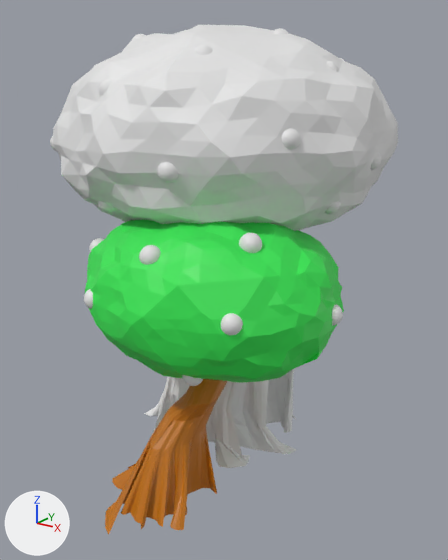
Renders of the Blender file assets/plants/open_shrub/bush_ready.blend from each side of a commit.
Both versions are drawn from a 50 mm lens placed at (4.84, -3.22, 3.21), pointed at (1.94, 0.98, 1.51). Arrows for +X, +Y and +Z are at lower left; the lights stay in place. The first picture is the older version.

Script lines for the objects in view, before the commit:
```python
ob_big_foliage = bpy.data.objects.new('big_foliage', me_icosphere_001)
ob_big_foliage.location = (1.826, 1.174, 2.713)
ob_big_foliage.scale = (1.42, 1.46, 0.885)
ob_cylinder_002 = bpy.data.objects.new('Cylinder.002', me_large_trunk)
ob_cylinder_002.location = (1.706, 0.275, -0.32)
ob_cylinder_003 = bpy.data.objects.new('Cylinder.003', me_small_trunk)
ob_cylinder_003.location = (1.74, 1.916, -0.267)
ob_little_foliage = bpy.data.objects.new('Little foliage', me_icosphere)
ob_little_foliage.location = (2.21, 0.413, 1.65)
ob_little_foliage.scale = (1.07, 0.896, 0.666)
ob_sphere_010 = bpy.data.objects.new('Sphere.010', me_sphere_010)
ob_sphere_010.location = (3.329, -0.778, -0.05)
ob_sphere_012 = bpy.data.objects.new('Sphere.012', me_sphere_012)
ob_sphere_012.location = (3.945, -0.31, 0.146)
ob_sphere_029 = bpy.data.objects.new('Sphere.029', me_sphere_029)
ob_sphere_029.location = (3.266, -0.916, -0.606)
ob_sphere_033 = bpy.data.objects.new('Sphere.033', me_sphere_033)
ob_sphere_033.location = (3.914, -0.915, -0.938)
```
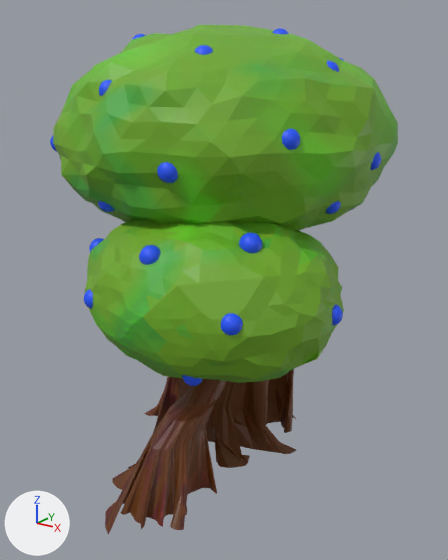
Changed parts and their boxes [x1, y1, x2, y2] in the pictures (448 x 560 px):
'big_foliage', recoloured (white to green): [53, 24, 398, 231] in both
'Little foliage', surface changed: [85, 220, 344, 383] in both
'Cylinder.002', surface changed (orange to brown): [105, 379, 227, 534] in both
'Cylinder.003', surface changed (white to brown): [144, 369, 296, 468] in both
'Sphere.033', recoloured (white to blue): [221, 313, 243, 335] in both
'Sphere.034', recoloured (white to blue): [239, 233, 262, 253] in both
'Sphere.010', recoloured (white to blue): [157, 162, 178, 183] in both
'Sphere.029', recoloured (white to blue): [139, 245, 160, 265] in both
'Sphere.012', recoloured (white to blue): [282, 129, 300, 150] in both

Patch to the scene script:
```diff
--- a/assets/plants/open_shrub/bush_ready.blend.py
+++ b/assets/plants/open_shrub/bush_ready.blend.py
@@ img_berry @@
+img_berry = load_image('Berry', '_unpacked/Berry.png', 1024, 1024, 'sRGB')
@@ img_foliage_3_png @@
+img_foliage_3_png = load_image('Foliage 3.png', '_unpacked/Foliage_3.png', 1024, 1024, 'sRGB')
@@ img_bark @@
+img_bark = load_image('Bark', '_unpacked/Bark', 1024, 1024, 'sRGB')
@@ mat_bark_2 @@
 mat_bark_2 = principled_material('Bark 2')
-mat_bark_2.base_color = (0.523, 0.163, 0.00207)  # orange #bf7007
+mat_bark_2.texture = img_bark
@@ mat_bark @@
 mat_bark = principled_material('Bark')
-mat_bark.base_color = (0.8, 0.8, 0.8)  # white #e7e7e7
+mat_bark.texture = img_bark
@@ mat_little_foliage @@
 mat_little_foliage = principled_material('Little_foliage')
-mat_little_foliage.base_color = (0.0379, 0.8, 0.0899)  # green #37e755
+mat_little_foliage.texture = img_foliage_3_png
@@ mat_material_034 @@
+mat_material_034 = principled_material('Material.034')
+mat_material_034.texture = img_berry
@@ mat_material_033 @@
+mat_material_033 = principled_material('Material.033')
+mat_material_033.texture = img_berry
@@ mat_material_029 @@
+mat_material_029 = principled_material('Material.029')
+mat_material_029.texture = img_berry
@@ mat_material_012 @@
+mat_material_012 = principled_material('Material.012')
+mat_material_012.texture = img_berry
@@ mat_material_010 @@
+mat_material_010 = principled_material('Material.010')
+mat_material_010.texture = img_berry
@@ mat_material @@
+mat_material = principled_material('Material')
+mat_material.texture = img_foliage_3_png
@@ me_icosphere_001 @@
 me_icosphere_001.from_pydata(...)  # 642 vertices, 1280 faces; spans x -0.94..0.95, y -0.98..0.98, z -1.0..0.98
+me_icosphere_001.materials.append(mat_material)  # picture img_foliage_3_png
@@ me_sphere_010 @@
 me_sphere_010.from_pydata(...)  # 482 vertices, 512 faces; spans x -1.17..-1.015, y 0.621..0.776, z 2.58..2.735
+me_sphere_010.materials.append(mat_material_010)  # picture img_berry
@@ me_sphere_012 @@
 me_sphere_012.from_pydata(...)  # 482 vertices, 512 faces; spans x -1.17..-1.015, y 0.621..0.776, z 2.58..2.735
+me_sphere_012.materials.append(mat_material_012)  # picture img_berry
@@ me_sphere_029 @@
 me_sphere_029.from_pydata(...)  # 482 vertices, 512 faces; spans x -1.17..-1.015, y 0.621..0.776, z 2.58..2.735
+me_sphere_029.materials.append(mat_material_029)  # picture img_berry
@@ me_sphere_033 @@
 me_sphere_033.from_pydata(...)  # 482 vertices, 512 faces; spans x -1.17..-1.015, y 0.621..0.776, z 2.58..2.735
+me_sphere_033.materials.append(mat_material_033)  # picture img_berry
@@ me_sphere_034 @@
 me_sphere_034.from_pydata(...)  # 482 vertices, 512 faces; spans x -1.17..-1.015, y 0.621..0.776, z 2.58..2.735
+me_sphere_034.materials.append(mat_material_034)  # picture img_berry
```
